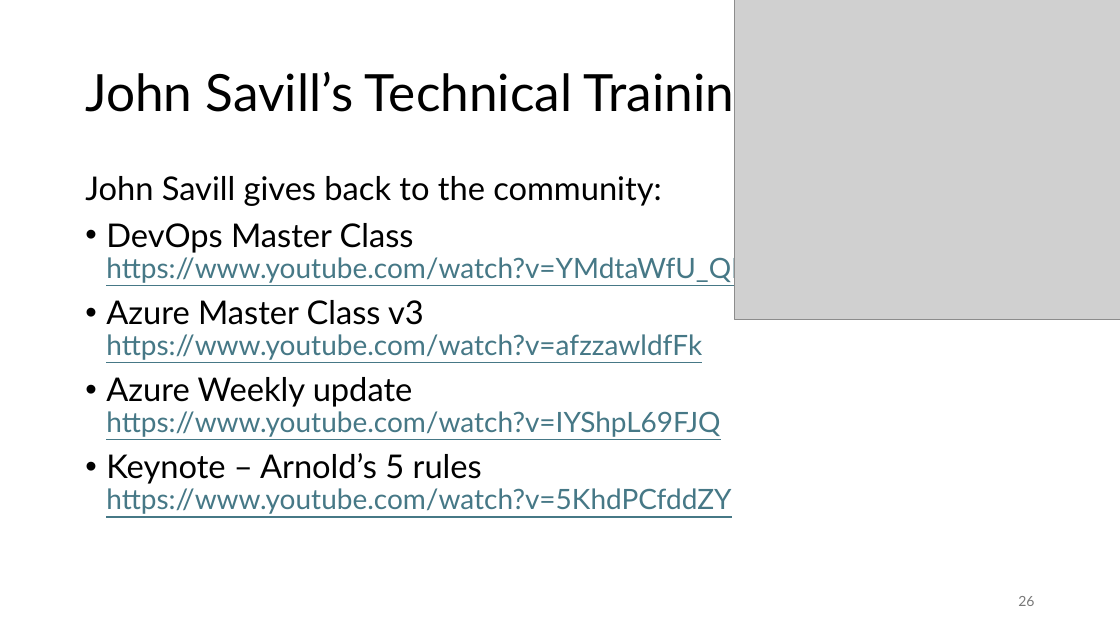
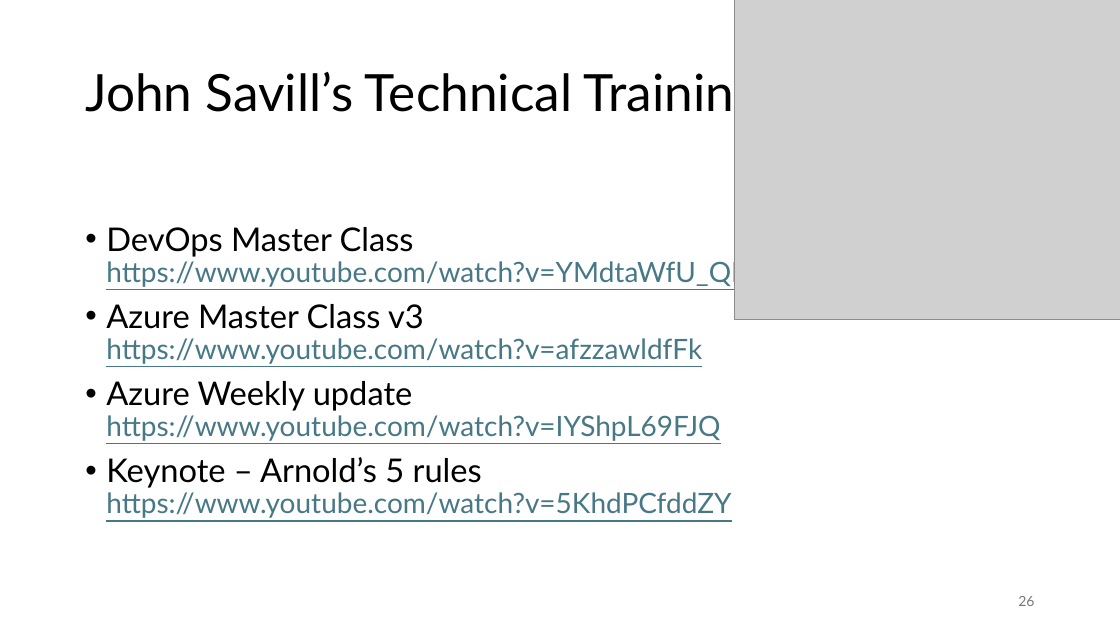
Before and after one commit to dan-pi/presentations, a slide deck: slide 26 of Dan’s Certification Journey - Part 1.pptx. Drawn at 1120x630 pixels with LibreOffice and Linux fonts; fonts in the diff are those of the drawing; grey boxes stand for pictures. Boxes give left, top, right and bottom in pixels: in the first picture for what was removed or moved away, otherwise in the second. Text is boxed around its words. In the diff, an @@ line names an element or a change of style, - is before the commit and + after.

Commit message:
v4

```diff
--- a/Dan’s Certification Journey - Part 1.pptx
+++ b/Dan’s Certification Journey - Part 1.pptx
@@ text at [85,176,661,206]: paragraph removed @@
-John Savill gives back to the community:
```
Also in this commit, not shown: 1 other slide changed.
